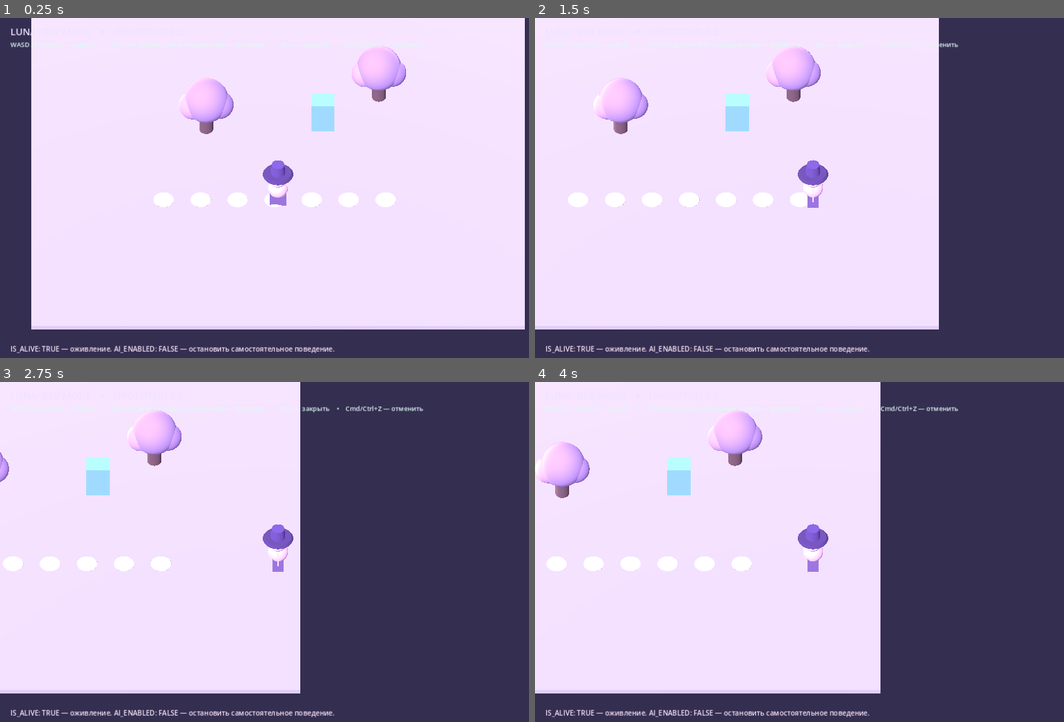
Above: before the commit, frames 1-4 (two rows, left to right).
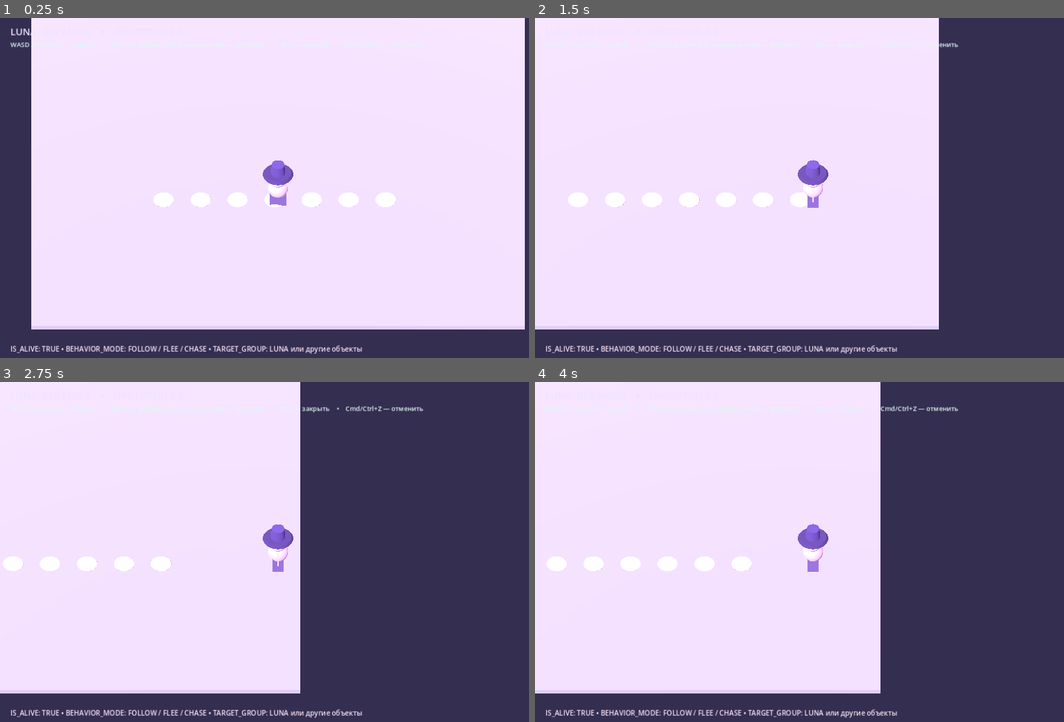
Above: after the commit, the same moments.

Repository: 0ri-space-cat/luna-dev-mode
Game: Godot game, scene res://scenes/main.tscn
Two runs of this game, one before a commit and one after it. Both use one fixed random seed, a clock stepped at 60 frames per second and the inputs below.
Inputs (mouse positions are in pixels of both pictures, inside the frame that each line leads up to):
- Up to frame 1 (0.25 s): no input
- Up to frame 2 (1.5 s): tap Enter at 0.5 s; move the mouse to (937, 174) at 0.52 s; hold D (move_right) 0.53-1.25 s; tap Z at 0.6 s; click (937, 174) at 0.67 s; drag from (704, 208) to (783, 262) at 1.27 s
- Up to frame 3 (2.75 s): tap Space at 2 s; move the mouse to (333, 480) at 2.02 s; hold D (move_right) from 2.03 s (still down); tap Z at 2.1 s
- Up to frame 4 (4 s): release D (move_right) at 2.75 s; drag from (783, 626) to (646, 504) at 2.77 s; tap Enter at 3.5 s; move the mouse to (979, 606) at 3.52 s; hold A (move_left) from 3.53 s (still down); tap Z at 3.6 s

The runs differ from the first frame. In frame 1, 3.0% of the frame differs, in the area x 11-77%, y 8-99%; in frame 2, 2.9%; in frame 3, 2.1%; in frame 4, 2.9%.
Error after the commit: Parse Error: Cannot infer the type of "walking" variable because the value doesn't have a set type. (res://scripts/hackable_entity.gd:106)

Commit message:
feat: use modular entity AI, data-driven behavior modes, world targeting

Diff:
--- a/scripts/core/parameter_registry.gd
+++ b/scripts/core/parameter_registry.gd
@@ -23,6 +23,29 @@
 	register_parameter({
 		"id": "ai_enabled", "label": "AI_ENABLED", "kind": "bool", "default": true,
 		"hint": "Разрешает самостоятельное поведение живого объекта."
+	})
+	register_parameter({
+		"id": "behavior_mode", "label": "BEHAVIOR_MODE", "kind": "enum", "default": "WANDER",
+		"choices": [{"name":"WANDER","value":"WANDER"},{"name":"IDLE","value":"IDLE"},{"name":"FOLLOW","value":"FOLLOW"},{"name":"CHASE","value":"CHASE"},{"name":"FLEE","value":"FLEE"},{"name":"AUTO","value":"AUTO"}],
+		"hint": "WANDER — бродить; FOLLOW — идти за целью; CHASE — преследовать; FLEE — убегать; AUTO — по отношению к Луне."
+	})
+	register_parameter({
+		"id": "target_group", "label": "TARGET_GROUP", "kind": "enum", "default": "LUNA",
+		"choices": [{"name":"LUNA","value":"LUNA"},{"name":"ANY","value":"ANY"},{"name":"TREE","value":"TREE"},{"name":"FRIDGE","value":"FRIDGE"}],
+		"hint": "Кого искать для следования, преследования или побега."
+	})
+	register_parameter({
+		"id": "luna_relation", "label": "LUNA_RELATION", "kind": "enum", "default": "NEUTRAL",
+		"choices": [{"name":"NEUTRAL","value":"NEUTRAL"},{"name":"FRIEND","value":"FRIEND"},{"name":"HOSTILE","value":"HOSTILE"},{"name":"AFRAID","value":"AFRAID"}],
+		"hint": "Отношение к Луне, определяет поведение в режиме AUTO."
+	})
+	register_parameter({
+		"id": "sense_range", "label": "SENSE_RANGE", "kind": "float", "min": 2.0, "max": 25.0, "step": 0.5, "default": 12.0,
+		"hint": "Радиус, в котором существо замечает цель."
+	})
+	register_parameter({
+		"id": "follow_distance", "label": "FOLLOW_DISTANCE", "kind": "float", "min": 1.0, "max": 7.0, "step": 0.2, "default": 2.0,
+		"hint": "Расстояние, на котором спутник остановится рядом с целью."
 	})
 	register_parameter({
 		"id": "health", "label": "HEALTH", "kind": "int",
@@ -54,7 +77,7 @@
 	var parameter_id: String = str(spec["id"])
 	if parameter_id.is_empty() or _by_id.has(parameter_id):
 		return false
-	if not ["bool", "int", "float", "color"].has(str(spec["kind"])):
+	if not ["bool", "int", "float", "color", "enum"].has(str(spec["kind"])):
 		return false
 	var checked := _normalize_using_spec(spec, spec["default"])
 	if not checked["ok"]:
@@ -109,6 +132,13 @@
 func _normalize_using_spec(spec: Dictionary, proposed: Variant) -> Dictionary:
 	var kind: String = str(spec["kind"])
 	match kind:
+		"enum":
+			if typeof(proposed) != TYPE_STRING:
+				return {"ok": false, "error": "Expected enum string"}
+			for option in spec.get("choices", []):
+				if str(option.get("value", "")) == proposed:
+					return {"ok": true, "value": proposed}
+			return {"ok": false, "error": "Unknown enum option"}
 		"bool":
 			if typeof(proposed) != TYPE_BOOL:
 				return {"ok": false, "error": "Expected boolean"}
--- a/scripts/hack_editor.gd
+++ b/scripts/hack_editor.gd
@@ -163,15 +163,18 @@
 			field_controls[parameter_id] = {
 				"kind": kind, "input": slider, "display": number
 			}
-		"color":
+		"color", "enum":
 			var picker := OptionButton.new()
 			picker.custom_minimum_size.x = 144
 			for option in spec.get("choices", []):
-				picker.add_item("%s #%s" % [
-					option["name"], str(option["value"].to_html(false)).to_upper()
-				])
+				if kind == "color":
+					picker.add_item("%s #%s" % [
+						option["name"], str(option["value"].to_html(false)).to_upper()
+					])
+				else:
+					picker.add_item(str(option["name"]))
 			line.add_child(picker)
-			picker.item_selected.connect(_on_color_selected.bind(parameter_id, spec.get("choices", [])))
+			picker.item_selected.connect(_on_choice_selected.bind(parameter_id, spec.get("choices", [])))
 			field_controls[parameter_id] = {
 				"kind": kind, "input": picker, "choices": spec.get("choices", [])
 			}
@@ -200,7 +203,7 @@
 				slider.set_value_no_signal(float(value))
 				var value_label: Label = field["display"]
 				value_label.text = str(int(value)) if field["kind"] == "int" else "%.1f" % float(value)
-			"color":
+			"color", "enum":
 				var picker: OptionButton = field["input"]
 				var choices: Array = field["choices"]
 				for index in range(choices.size()):
@@ -266,7 +269,7 @@
 	_apply_change(parameter_id, requested, str(_active_gestures.get(parameter_id, "")))
 
 
-func _on_color_selected(index: int, parameter_id: String, choices: Array) -> void:
+func _on_choice_selected(index: int, parameter_id: String, choices: Array) -> void:
 	if syncing or index < 0 or index >= choices.size():
 		return
 	_apply_change(parameter_id, choices[index]["value"])
--- a/scripts/hackable_entity.gd
+++ b/scripts/hackable_entity.gd
@@ -2,24 +2,24 @@
 ## First hackable entity implementation. The base category never changes on awakening.
 
 const EntityRecord = preload("res://scripts/core/entity_record.gd")
+const BehaviorBrain = preload("res://scripts/systems/behavior_brain.gd")
 const GRAVITY := 18.0
 
 var record
 var visual_root: Node3D
 var primary_part: MeshInstance3D
 var legs: Array[MeshInstance3D] = []
-var walk_direction := Vector3.ZERO
-var wander_timer := 0.0
+var brain = BehaviorBrain.new()
+var world_registry
 var age := 0.0
-var rng := RandomNumberGenerator.new()
 
 
-func configure(entity_id: String, entity_type: String, start_position: Vector3, parameter_registry) -> void:
+func configure(entity_id: String, entity_type: String, start_position: Vector3, parameter_registry, registry_of_world = null) -> void:
 	name = entity_id
 	position = start_position
 	collision_layer = 2
 	collision_mask = 1
-	rng.randomize()
+	world_registry = registry_of_world
 	var is_tree := entity_type == "tree"
 	var base_color := Color("b790dd") if is_tree else Color("87bfe8")
 	var label := "Дерево" if is_tree else "Холодильник"
@@ -28,6 +28,11 @@
 		"size": 1.0,
 		"alive": false,
 		"ai_enabled": true,
+		"behavior_mode": "WANDER",
+		"target_group": "LUNA",
+		"luna_relation": "NEUTRAL",
+		"sense_range": 12.0,
+		"follow_distance": 2.0,
 		"speed": 1.3 if is_tree else 2.6,
 		"health": 65 if is_tree else 100
 	})
@@ -70,35 +75,43 @@
 		"alive":
 			for leg in legs:
 				leg.visible = bool(record.get_parameter("alive"))
-			wander_timer = 0.0
-			walk_direction = Vector3.ZERO
+
 	return true
 
 
 func _physics_process(delta: float) -> void:
 	age += delta
-	if bool(record.get_parameter("alive")) and bool(record.get_parameter("ai_enabled")):
-		wander_timer -= delta
-		if wander_timer <= 0.0:
-			wander_timer = rng.randf_range(1.0, 2.5)
-			walk_direction = Vector3(rng.randf_range(-1.0, 1.0), 0, rng.randf_range(-1.0, 1.0)).normalized()
-			if rng.randf() < 0.15:
-				walk_direction = Vector3.ZERO
-		if absf(global_position.x) > 8.5:
-			walk_direction.x = -signf(global_position.x)
-		if absf(global_position.z) > 8.5:
-			walk_direction.z = -signf(global_position.z)
-		velocity.x = walk_direction.x * float(record.get_parameter("speed"))
-		velocity.z = walk_direction.z * float(record.get_parameter("speed"))
-		for i in range(legs.size()):
-			legs[i].rotation.x = sin(age * 10.0 + float(i) * PI) * 0.45 if walk_direction.length_squared() > 0.01 else 0.0
-	else:
-		velocity.x = move_toward(velocity.x, 0.0, delta * 8.0)
-		velocity.z = move_toward(velocity.z, 0.0, delta * 8.0)
-		for leg in legs:
-			leg.rotation.x = 0.0
+	var nearby: Array[Dictionary] = []
+	if world_registry != null:
+		nearby = world_registry.candidates(
+			record.id,
+			global_position,
+			str(record.get_parameter("target_group")),
+			float(record.get_parameter("sense_range"))
+		)
+	var wanted_velocity: Vector3 = brain.calculate(delta, global_position, record.parameters, nearby)
+	# Acceleration and smooth heading are independent of the animation model.
+	var acceleration := 9.0
+	velocity.x = move_toward(velocity.x, wanted_velocity.x, acceleration * delta)
+	velocity.z = move_toward(velocity.z, wanted_velocity.z, acceleration * delta)
 	velocity.y -= GRAVITY * delta
 	move_and_slide()
+	if is_on_wall():
+		for i in range(get_slide_collision_count()):
+			var hit := get_slide_collision(i)
+			if absf(hit.get_normal().y) < 0.6:
+				brain.turn_away_from_wall(hit.get_normal())
+				break
+	var speed_horizontal := Vector2(velocity.x, velocity.z).length()
+	var walking := speed_horizontal > 0.15 and brain.last_decision != "IDLE"
+	for i in range(legs.size()):
+		legs[i].rotation.x = sin(age * (5.5 + speed_horizontal * 2.0) + float(i) * PI) * 0.36 if walking else 0.0
+	if speed_horizontal > 0.15:
+		visual_root.rotation.y = lerp_angle(
+			visual_root.rotation.y,
+			atan2(-velocity.x, -velocity.z),
+			minf(delta * 5.0, 1.0)
+		)
 
 
 func _build_tree() -> void:
--- a/scripts/main.gd
+++ b/scripts/main.gd
@@ -6,6 +6,7 @@
 const HackEditor = preload("res://scripts/hack_editor.gd")
 const ParameterRegistry = preload("res://scripts/core/parameter_registry.gd")
 const CommandProcessor = preload("res://scripts/core/command_processor.gd")
+const WorldRegistry = preload("res://scripts/core/world_registry.gd")
 
 var luna: CharacterBody3D
 var camera: Camera3D
@@ -14,11 +15,13 @@
 var pending_selection := Vector2(-1, -1)
 var parameter_registry
 var command_processor
+var world_registry
 
 
 func _ready() -> void:
 	parameter_registry = ParameterRegistry.new()
 	command_processor = CommandProcessor.new()
+	world_registry = WorldRegistry.new()
 	_register_controls()
 	_build_environment()
 	_build_ground()
@@ -136,6 +139,7 @@
 	luna = PlayerController.new()
 	luna.position = Vector3(0, 0.1, 3.3)
 	add_child(luna)
+	world_registry.register_entity("luna", luna, "LUNA")
 
 
 func _spawn_entities() -> void:
@@ -147,7 +151,8 @@
 func _spawn(entity_id: String, category: String, where: Vector3) -> void:
 	var entity := HackableEntity.new()
 	add_child(entity)
-	entity.configure(entity_id, category, where, parameter_registry)
+	entity.configure(entity_id, category, where, parameter_registry, world_registry)
+	world_registry.register_entity(entity_id, entity, category.to_upper())
 
 
 func _build_interface() -> void:
@@ -165,7 +170,7 @@
 	layer.add_child(pause_tint)
 
 	var header := Label.new()
-	header.text = "LUNA: DEV MODE   ✦   ПРОТОТИП 0.2"
+	header.text = "LUNA: DEV MODE   ✦   ПРОТОТИП 0.3"
 	header.position = Vector2(24, 16)
 	header.add_theme_font_size_override("font_size", 22)
 	header.add_theme_color_override("font_color", Color("efe2ff"))
@@ -179,7 +184,7 @@
 	layer.add_child(instructions)
 
 	var bottom := Label.new()
-	bottom.text = "IS_ALIVE: TRUE — оживление. AI_ENABLED: FALSE — остановить самостоятельное поведение."
+	bottom.text = "IS_ALIVE: TRUE • BEHAVIOR_MODE: FOLLOW / FLEE / CHASE • TARGET_GROUP: LUNA или другие объекты"
 	bottom.position = Vector2(24, 750)
 	bottom.add_theme_color_override("font_color", Color("f7e2f4"))
 	bottom.add_theme_font_size_override("font_size", 16)
--- a/scripts/systems/behavior_brain.gd
+++ b/scripts/systems/behavior_brain.gd
@@ -72,7 +72,7 @@
 						effective_mode = "IDLE"
 					elif distance > 0.001:
 						wanted = -offset.normalized()
-				elif distance > follow_distance if mode == "FOLLOW" else distance > 0.95:
+				elif (mode == "FOLLOW" and distance > follow_distance) or (mode == "CHASE" and distance > 0.95):
 					wanted = offset.normalized()
 				else:
 					effective_mode = "IDLE"
--- a/tests/test_parameter_system.gd
+++ b/tests/test_parameter_system.gd
@@ -15,11 +15,14 @@
 	var tree = Hackable.new()
 	tree.configure("tree_test", "tree", Vector3.ZERO, registry)
 
-	assert(registry.get_specs_for("fridge").size() == 6)
+	assert(registry.get_specs_for("fridge").size() == 11)
 	assert(fridge.record.category == "fridge")
 	assert(tree.record.category == "tree")
 	assert(fridge.get_parameter("alive") == false)
 	assert(fridge.get_parameter("ai_enabled") == true)
+	assert(fridge.get_parameter("behavior_mode") == "WANDER")
+	assert(registry.normalize("fridge", "behavior_mode", "CHASE")["ok"])
+	assert(not registry.normalize("fridge", "behavior_mode", "UNDEFINED")["ok"])
 	assert(tree.get_parameter("health") == 65)
 
 	# Typed values and clamping are shared between every entity.
